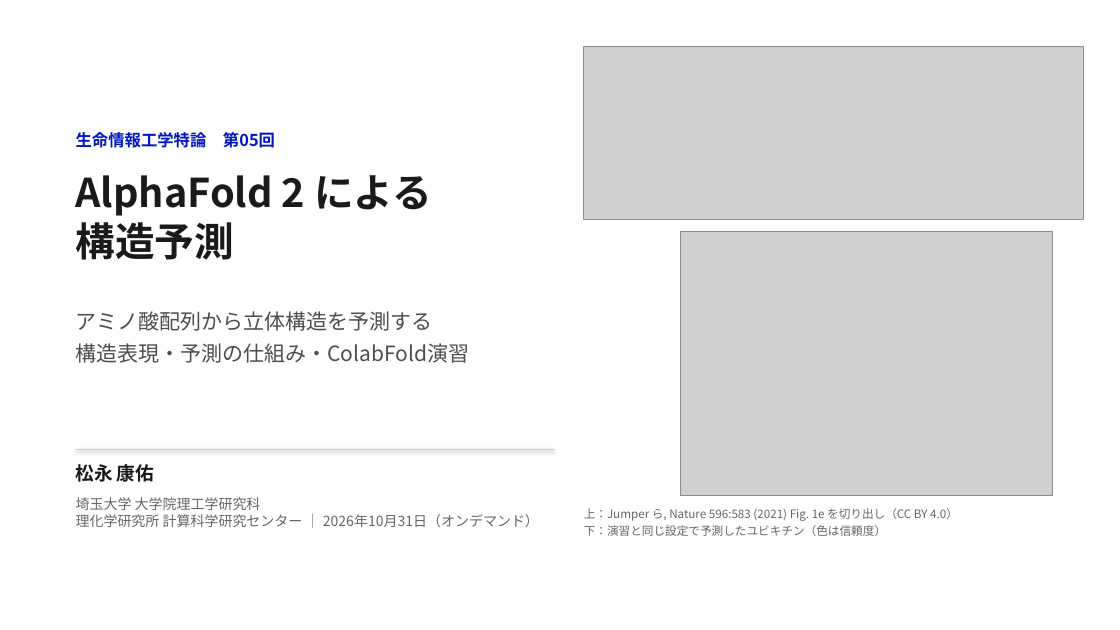
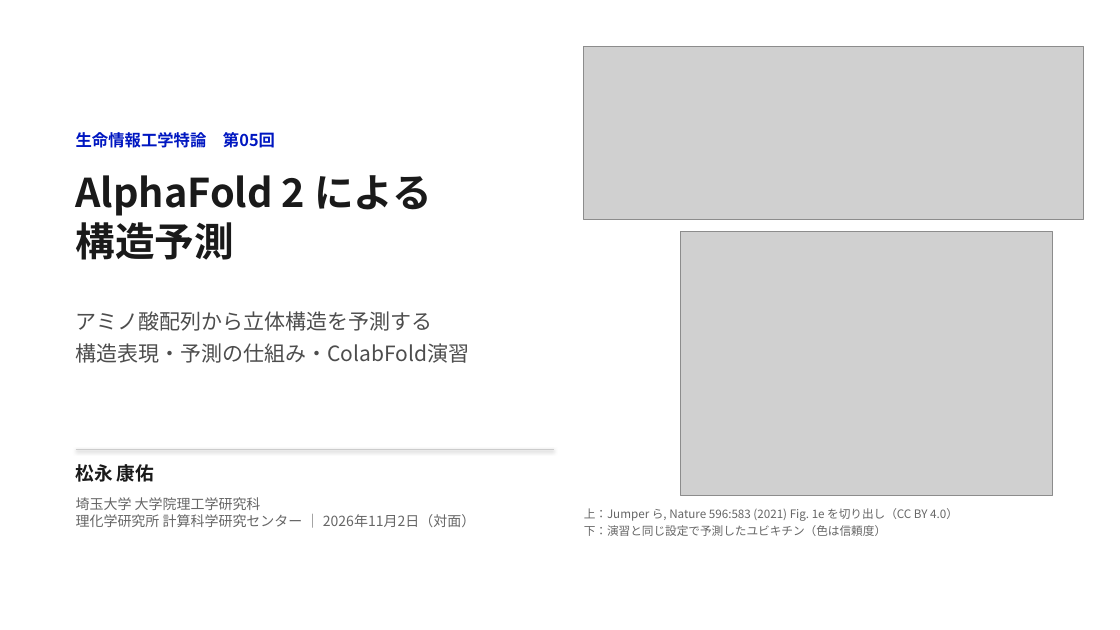
Before and after one commit to matsunagalab/lecture_bioinfo, a slide deck: slide 1 of 05_AlphaFold2による構造予測/05_AlphaFold2による構造予測.pptx. Drawn at 1120x630 pixels with LibreOffice and Linux fonts; fonts in the diff are those of the drawing; grey boxes stand for pictures. Boxes give left, top, right and bottom in pixels: in the first picture for what was removed or moved away, otherwise in the second. Text is boxed around its words. In the diff, an @@ line names an element or a change of style, - is before the commit and + after.

Commit message:
第05回の開催日を11月2日対面へ修正

```diff
--- a/05_AlphaFold2による構造予測/05_AlphaFold2による構造予測.pptx
+++ b/05_AlphaFold2による構造予測/05_AlphaFold2による構造予測.pptx
@@ text at box(76, 514, 475, 527): text changed @@
-理化学研究所 計算科学研究センター ｜ 2026年10月31日（オンデマンド）
+理化学研究所 計算科学研究センター ｜ 2026年11月2日（対面）
```
Also in this commit, not shown: 2 other files.
